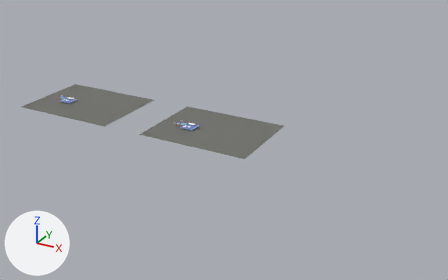
What one commit did to the Blender file notes/mouse_event_system.blend.
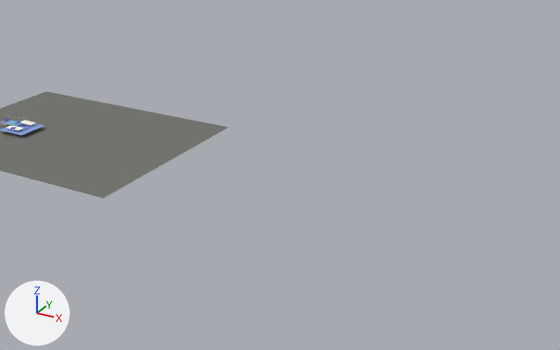
Each version appears first whole from a camera (50 mm lens) standing at (925.0, -965.0, 467.0) and looking at (384.0, 20.0, -26.0), and next in a close-up from a camera (50 mm lens) standing at (849.0, -475.0, 244.0) and looking at (593.0, -9.0, 12.0). Lighting does not change. The marker at lower left points along +X, +Y and +Z.
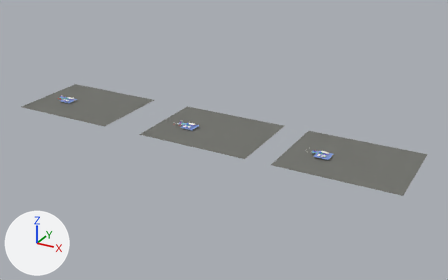
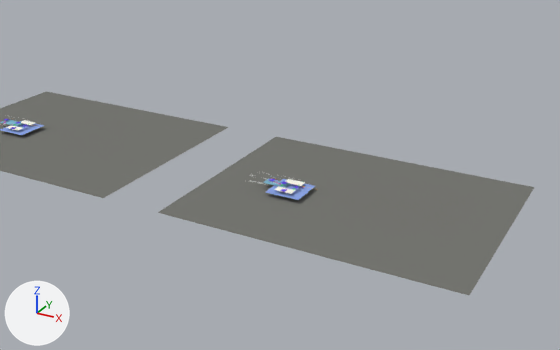
Patch to the scene script:
```diff
--- a/notes/mouse_event_system.blend.py
+++ b/notes/mouse_event_system.blend.py
@@ me_plane_058 @@
+me_plane_058.from_pydata([(23.5, -10.0, 0.0), (-16.2, -10.0, 0.0), (23.5, 7.7, 0.0), (-16.2, 7.7, 0.0)], [], [(1, 0, 2, 3)])
+me_plane_058.materials.append(mat_group)  # blue #83bcd5
@@ ob_plane_033 @@
+ob_plane_033 = bpy.data.objects.new('Plane.033', me_plane_035.copy())  # the mesh of ob_plane_006
+ob_plane_033.location = (596.7, -8.8, 0.0)
+ob_plane_033.show_transparent = True
@@ ob_plane_034 @@
+ob_plane_034 = bpy.data.objects.new('Plane.034', me_plane_035.copy())  # the mesh of ob_plane_006
+ob_plane_034.location = (596.6, 7.0, 0.0)
+ob_plane_034.show_transparent = True
@@ ob_plane_035 @@
+ob_plane_035 = bpy.data.objects.new('Plane.035', me_plane_034.copy())  # the mesh of ob_plane_005
+ob_plane_035.location = (643.1, 11.7, -5.8)
+ob_plane_035.scale = (5.3, 5.3, 5.3)
@@ ob_plane_036 @@
+ob_plane_036 = bpy.data.objects.new('Plane.036', me_plane_032.copy())  # the mesh of ob_plane_003
+ob_plane_036.location = (597.3, -1.0, -2.3)
@@ ob_plane_037 @@
+ob_plane_037 = bpy.data.objects.new('Plane.037', me_plane_058)
+ob_plane_037.location = (581.8, 2.7, -1.4)
+ob_plane_037.scale = (0.501, 0.501, 0.501)
```

Where the change shows, as pixel boxes (x1, y1, x2, y2) in the close-ups (560 x 350 px):
'Plane.035', added: after (158, 137, 534, 295)
'Plane.036', added: after (266, 179, 315, 200)
'Plane.037', added: after (263, 178, 290, 188)
'Plane.034', added: after (285, 179, 305, 186)
'Plane.033', added: after (274, 186, 296, 194)
